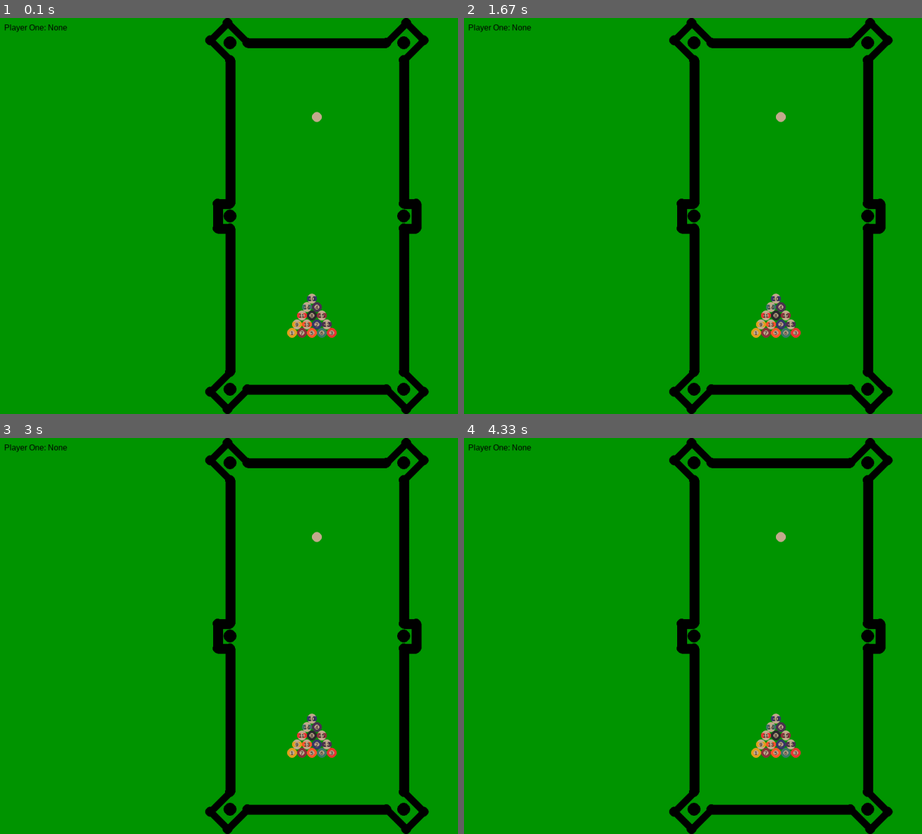
Above: before the commit, frames 1-4 (two rows, left to right).
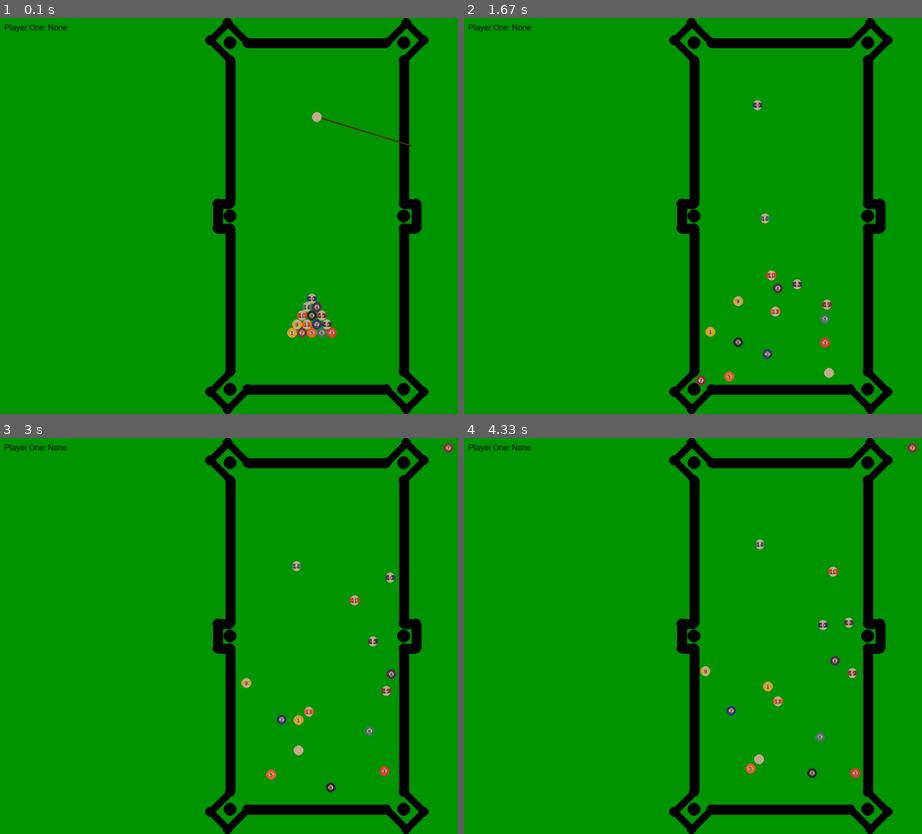
Above: after the commit, the same moments.

Repository: simonlav24/PoolGame
Game: pygame game, started from Main.py
The game is run twice, just before and just after one commit, with the same random seed, the same clock (stepped at 60 frames per second) and the same inputs.
Inputs (mouse positions are in pixels of both pictures, inside the frame that each line leads up to):
- Up to frame 1 (0.1 s): no input
- Up to frame 2 (1.67 s): press the mouse at (628, 219) at 0.37 s; move the mouse to (734, 259) at 0.47 s; release the mouse at (844, 303) at 0.6 s; tap C at 0.67 s
- Up to frame 3 (3 s): no input
- Up to frame 4 (4.33 s): no input

The runs differ from the first frame. In frame 1, less than 0.1% of the frame differs, in the area x 70-90%, y 25-33%; in frame 2, 1.4%; in frame 3, 1.4%; in frame 4, 1.5%, in the area x 51-100%, y 1-86%.

Commit message:
better aiming

Diff:
--- a/Cpu.py
+++ b/Cpu.py
@@ -3,6 +3,7 @@
 from StateMachine import GameState, BallType, Player, State
 from Physics import Ball, Hole
 from Calc import check_line_circle_collision
+from typing import List
 
 # Todo:
 ### a function that calculates the angle to force a target ball in target angle
@@ -10,7 +11,9 @@
 win: pygame.surface.Surface = None
 
 class PlayerCpu:
-    def __init__(self, game_state: GameState):
+    _reg: List['PlayerCpu'] = []
+    def __init__(self, game_state: GameState, player: Player):
+        PlayerCpu._reg.append(self)
         self.game_state = game_state
         self.ball_type = BallType.BALL_NONE
 
@@ -18,6 +21,8 @@
         self.best_target = []
         self.timer = 0
         self.determined = False
+        self.player = player
+        self.debug = True
 
     def get_closest_holes_to_ball(self, ball: Ball, amount=2) -> Hole:
         distances = []
@@ -75,11 +80,11 @@
         self.best_target = None
 
         if not self.determined and self.game_state.player_determined:
-            self.ball_type = self.game_state.player_ball_type[Player.PLAYER_2]
+            self.ball_type = self.game_state.player_ball_type[self.player]
             self.determined = True
 
         # check for current turn
-        if not (self.game_state.get_state() == State.PLAY and self.game_state.get_player() == Player.PLAYER_2):
+        if not (self.game_state.get_state() == State.PLAY and self.game_state.get_player() == self.player):
             return
 
         if self.determined and self.game_state.is_current_player_finished():
@@ -88,6 +93,9 @@
         for ball in Ball._reg:
             if self.determined:
                 if self.ball_type != ball.type:
+                    continue
+            else:
+                if ball.type == BallType.BALL_BLACK:
                     continue
             if ball is Ball._cue_ball:
                 continue
@@ -122,12 +130,13 @@
                 print('cant play')
 
     def draw(self):
-        return
+        if not self.debug:
+            return
         for target in self.targets:
             pygame.draw.circle(win, (0,255,0), target[0], 4)
             pygame.draw.circle(win, (0,255,0), target[1], 4)
             pygame.draw.line(win, (0,255,0), target[0], target[1])
         if self.best_target:
             pygame.draw.circle(win, (0,0,255), self.best_target[0].pos, 4)
-            pygame.draw.circle(win, (0,0,255), self.best_target[1].pos, 4)
-            pygame.draw.line(win, (0,0,255), self.best_target[0].pos, self.best_target[1].pos)
+            pygame.draw.circle(win, (0,0,255), self.best_target[1].target_pos, 4)
+            pygame.draw.line(win, (0,0,255), self.best_target[0].pos, self.best_target[1].target_pos)
--- a/Main.py
+++ b/Main.py
@@ -4,10 +4,9 @@
 
 import pygame
 from pygame.math import Vector2
-from math import sqrt
 from random import shuffle
 import Physics
-from Physics import Ball, Line, Hole, CueBall
+from Physics import Ball, Line, Hole, CueBall, Guide
 from Calc import *
 from StateMachine import *
 import Cpu
@@ -51,8 +50,8 @@
             Ball(Vector2(10 * j + offx, 10 * i * sqrt(3) + offy), type=type, number=number)
             ball_count += 1
 
+    # Ball(Vector2(offx, offy), type=type, number=1)
     cue_ball = CueBall(Vector2(win.get_width() / 2, 200))
-    cue_selected = False
 
     pool_line = 350
     pool_slit = 25
@@ -108,31 +107,31 @@
     Hole(Vector2(left, bottom), Vector2(hole_diagonal_offset, -hole_diagonal_offset))
     Hole(Vector2(right, bottom), Vector2(-hole_diagonal_offset, -hole_diagonal_offset))
 
+    guide = Guide()
     game_state = GameState()
     Cpu.win = win
-    cpu = PlayerCpu(game_state)
+
+    # cpu1 = PlayerCpu(game_state, Player.PLAYER_1)
+    cpu2 = PlayerCpu(game_state, Player.PLAYER_2)
 
     done = False
     while not done:
         # --- Main event loop
         for event in pygame.event.get():
+            guide.handle_event(event)
             if event.type == pygame.QUIT:
                 done = True
+            if event.type == pygame.KEYDOWN:
+                if event.key == pygame.K_c:
+                    for cpu in PlayerCpu._reg:
+                        cpu.debug = not cpu.debug
             if game_state.get_state() == State.PLAY:
-                if event.type == pygame.MOUSEBUTTONDOWN:
-                    if event.button == 1:
-                        if cue_ball.pos.distance_squared_to(pygame.mouse.get_pos()) < Ball._radius **2:
-                            cue_selected = True
                 if event.type == pygame.MOUSEBUTTONUP:
-                    if cue_selected:
-                        power = cue_ball.pos.distance_to(pygame.mouse.get_pos())
-                        direction = (cue_ball.pos - pygame.mouse.get_pos()).normalize()
-                        power = min(power, 150.0)
-                        cue_ball.set_vel(direction * power * 0.05)
-                        game_state.update()
-                    cue_selected = False
+                    direction, power = guide.get_aim_power()
+                    cue_ball.set_vel(direction * power * 0.05)
+                    game_state.update()
             elif game_state.get_state() == State.MOVING_CUE_BALL:
-                if event.type == pygame.MOUSEBUTTONDOWN:
+                if event.type == pygame.MOUSEBUTTONUP:
                     if event.button == 1:
                         if cue_ball.is_out:
                             cue_ball = CueBall(pygame.mouse.get_pos())
@@ -155,7 +154,9 @@
                 game_state.first_touch = cue_ball.get_first_touch()
                 game_state.update()
                 cue_ball.new_turn()
-        cpu.step()
+
+        for cpu in PlayerCpu._reg:
+            cpu.step()
 
         # draw
         win.fill((0, 150, 0))
@@ -163,36 +164,13 @@
             hole.draw()
         Ball.draw_balls()
         Line.draw_lines()
-        cpu.draw()
+
+        for cpu in PlayerCpu._reg:
+            cpu.draw()
 
         # draw guides
-        if cue_selected:
-            mouse = pygame.mouse.get_pos()
-            vec = cue_ball.pos - mouse
-            pygame.draw.line(win, (255,255,0), cue_ball.pos, cue_ball.pos + vec * 3)
-
-            guide_points = []
-            for ball in Ball._reg:
-                if ball is cue_ball:
-                    continue
-                try:
-                    vec_normalized = vec.normalize()
-                except ValueError as e:
-                    vec_normalized = Vector2(0,0)
-
-                point = find_collision_centers_on_line(ball.pos, cue_ball.pos, vec_normalized, Ball._radius)
-                if not point:
-                    continue
-                mouse_to_cue = cue_ball.pos - mouse
-                cue_to_guide = point - cue_ball.pos
-                if mouse_to_cue.dot(cue_to_guide) > 0:
-                    guide_points.append((point, ball))
-
-            if len(guide_points) > 0:
-                point, ball = min(guide_points, key=lambda p: cue_ball.pos.distance_squared_to(p[0]))
-                pygame.draw.circle(win, (255,255,0), point, Ball._radius, 1)
-                bounce_vec = ball.pos - point
-                pygame.draw.line(win, (255,255,0), point, point + bounce_vec * 4)
+        if game_state.get_state() == State.PLAY:
+            guide.draw()
 
         if game_state.get_state() == State.MOVING_CUE_BALL:
             pygame.draw.circle(win, (255,255,255), pygame.mouse.get_pos(), Ball._radius, 1)
--- a/Physics.py
+++ b/Physics.py
@@ -3,6 +3,7 @@
 from pygame.math import Vector2
 from typing import List, Tuple
 from StateMachine import BallType
+from Calc import find_collision_centers_on_line
 
 font_small = None
 win = None
@@ -36,6 +37,7 @@
     _first_cue_touch: BallType = None
     _potted_this_turn: List[BallType] = []
     _cue_ball: 'Ball' = None
+    _TEMP_col_guides = []
     def __init__(self, pos=Vector2(0,0), fake=False, type=BallType.BALL_NONE, number=0):
         self.pos = pos
         self.vel = Vector2(0,0)
@@ -50,6 +52,16 @@
         self.number = number
         self.create_surf()
 
+    def __str__(self):
+        if self.is_fake:
+            return f'Fake_Ball'
+        elif self.number == 0:
+            return 'Cue_Ball'
+        return f'Ball_{self.number}'
+
+    def __repr__(self):
+        return str(self)
+
     def set_vel(self, vel):
         self.vel = vel
         self.stable = False
@@ -96,18 +108,20 @@
                     Ball._collisions.append((ball, b))
 
     def resolve_ball_collisions():
-        for ball in Ball._reg + Ball._fakes:
-            for target in Ball._reg + Ball._fakes:
+        for ball in Ball._reg:
+            for target in Ball._reg:
                 if ball is target:
                     continue
                 distance = ball.pos.distance_to(target.pos)
                 if distance == 0:
                     distance = 0.01
                 if distance < Ball._radius * 2:
-                    overlap = 0.5 * (distance - Ball._radius * 2)
-
-                    ball.pos -= overlap * (ball.pos - target.pos) / distance
-                    target.pos += overlap * (ball.pos - target.pos) / distance
+                    Ball._TEMP_col_guides.append((ball.pos.copy(), target.pos.copy()))
+                    if True:
+                        # resolve static collision by overlap
+                        overlap = 0.5 * (distance - Ball._radius * 2)
+                        ball.pos -= overlap * (ball.pos - target.pos) / distance
+                        target.pos += overlap * (ball.pos - target.pos) / distance
 
                     Ball._collisions.append((ball, target))
 
@@ -162,9 +176,6 @@
     def draw(self):
         win.blit(self.surf, self.pos - Vector2(Ball._radius, Ball._radius))
 
-        if False:
-            pygame.draw.circle(win, (0,255,0), self.pos, Ball._radius - 1, 1)
-
     def step_balls():
         for i in range(5):
             for ball in Ball._reg:
@@ -173,9 +184,9 @@
             Ball.resolve_line_collision()
             Ball.resolve_ball_collisions()
 
-        for ball in Ball._ball_to_remove:
-            ball.potted()
-        Ball._ball_to_remove.clear()
+            for ball in Ball._ball_to_remove:
+                ball.potted()
+            Ball._ball_to_remove.clear()
 
     def check_stability():
         for ball in Ball._reg:
@@ -249,4 +260,70 @@
 
     def draw(self):
         pygame.draw.circle(win, (0,0,0), self.pos, Ball._radius * 1.3)
-        # pygame.draw.circle(win, (0,255,0), self.target_pos, 5)
+
+class Guide:
+    def __init__(self):
+        self.powering = False
+        self.aim_vec: Vector2 = None
+        self.power_origin: Vector2 = None
+        self.power = 0.0
+
+    def handle_event(self, event):
+        if event.type == pygame.MOUSEBUTTONDOWN:
+            if event.button == 1:
+                self.power_origin = Vector2(pygame.mouse.get_pos())
+                self.aim_vec = pygame.mouse.get_pos() - Ball._cue_ball.pos
+                self.powering = True
+        if event.type == pygame.MOUSEBUTTONUP:
+            if event.button == 1:
+                power_end = pygame.mouse.get_pos()
+                self.power = min(self.power_origin.distance_to(power_end), 400.0) / 400.0
+                self.powering = False
+
+    def get_aim_power(self) -> Tuple[Vector2, float]:
+        result = (self.aim_vec.normalize(), self.power * 150.0)
+        return result
+
+    def draw(self):
+        cue_ball = Ball._cue_ball
+        target = pygame.mouse.get_pos()
+        if self.powering:
+            target = self.power_origin
+        vec = target - cue_ball.pos
+
+        guide_points = []
+        for ball in Ball._reg:
+            if ball is cue_ball:
+                continue
+            try:
+                vec_normalized = vec.normalize()
+            except ValueError as e:
+                vec_normalized = Vector2(0,0)
+
+            point = find_collision_centers_on_line(ball.pos, cue_ball.pos, vec_normalized, Ball._radius)
+            if not point:
+                continue
+            cue_to_mouse = target - cue_ball.pos
+            cue_to_guide = point - cue_ball.pos
+            if cue_to_mouse.dot(cue_to_guide) > 0:
+                guide_points.append((point, ball))
+
+        power = 0.0
+        if self.powering:
+            power = min(target.distance_to(pygame.mouse.get_pos()), 400.0) / 400.0
+
+        draw_cue(vec_normalized, power)
+
+        if len(guide_points) > 0:
+            point, ball = min(guide_points, key=lambda p: cue_ball.pos.distance_squared_to(p[0]))
+            pygame.draw.circle(win, (255,255,0), point, Ball._radius, 1)
+            bounce_vec = ball.pos - point
+            pygame.draw.line(win, (255,255,0), point, point + bounce_vec * 4)
+
+            pygame.draw.line(win, (255,255,0), cue_ball.pos, point)
+
+def draw_cue(dir, power):
+    # dir should be normalized
+    s = Ball._cue_ball.pos - dir * Ball._radius - dir * power * 100
+    e = Ball._cue_ball.pos - dir * Ball._radius * 20 - dir * power * 100
+    pygame.draw.line(win, (82, 50, 16), s, e, 3)
--- a/StateMachine.py
+++ b/StateMachine.py
@@ -81,10 +81,10 @@
 
     def update_potted(self, potted: List[BallType]):
         self.potted_this_turn = potted
-        for ball in self.potted_this_turn:
-            if ball in [BallType.BALL_CUE, BallType.BALL_BLACK]:
+        for ball_tpye in self.potted_this_turn:
+            if ball_tpye in [BallType.BALL_CUE, BallType.BALL_BLACK]:
                 continue
-            self.type_potted[ball] += 1
+            self.type_potted[ball_tpye] += 1
 
     def get_state(self) -> State:
         return self.current_state
